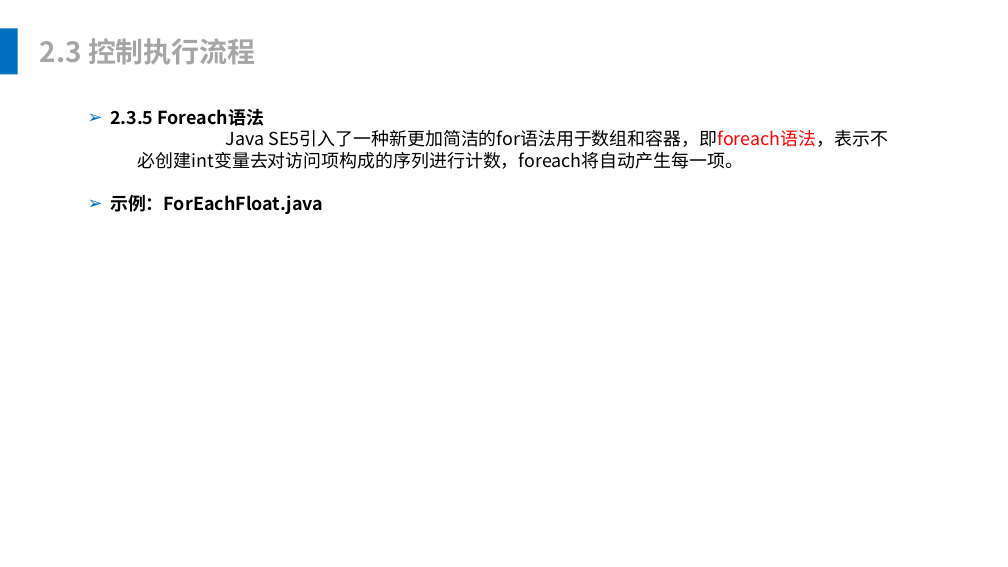
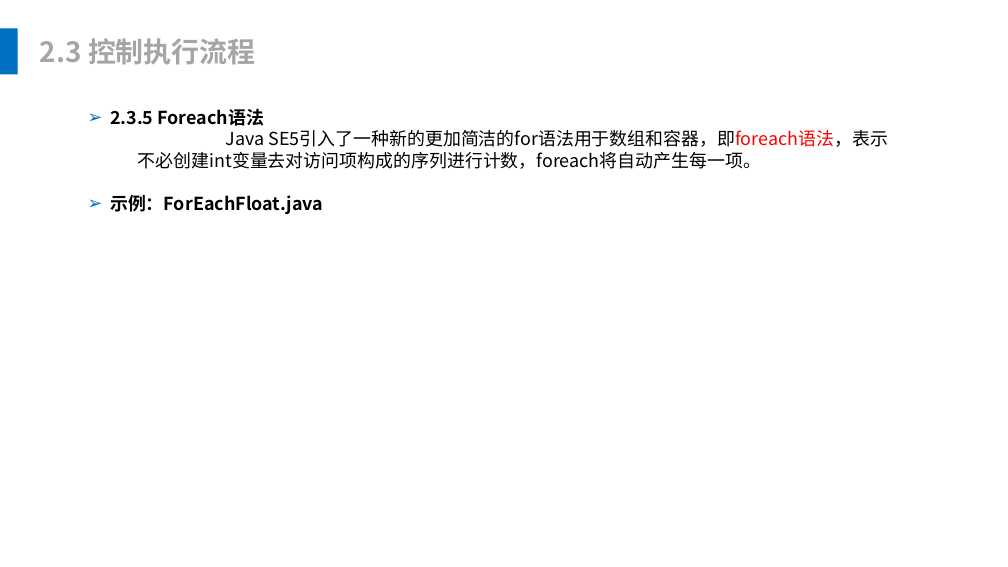
Before and after one commit to leonliu06/JavaTrainning, a slide deck: slide 20 of Java培训.pptx. Drawn at 1008x567 pixels with LibreOffice and Linux fonts; fonts in the diff are those of the drawing. Boxes give left, top, right and bottom in pixels: in the first picture for what was removed or moved away, otherwise in the second. Text is boxed around its words. In the diff, an @@ line names an element or a change of style, - is before the commit and + after.

```diff
--- a/Java培训.pptx
+++ b/Java培训.pptx
@@ text at bbox=[138, 130, 888, 169]: text changed @@
-  Java SE5引入了一种新更加简洁的for语法用于数组和容器，即foreach语法，表示不必创建int变量去对访问项构成的序列进行计数，foreach将自动产生每一项。
+  Java SE5引入了一种新的更加简洁的for语法用于数组和容器，即foreach语法，表示不必创建int变量去对访问项构成的序列进行计数，foreach将自动产生每一项。
```
Also in this commit, not shown: 3 other slides changed, 6 slides added, 1 slide removed.
